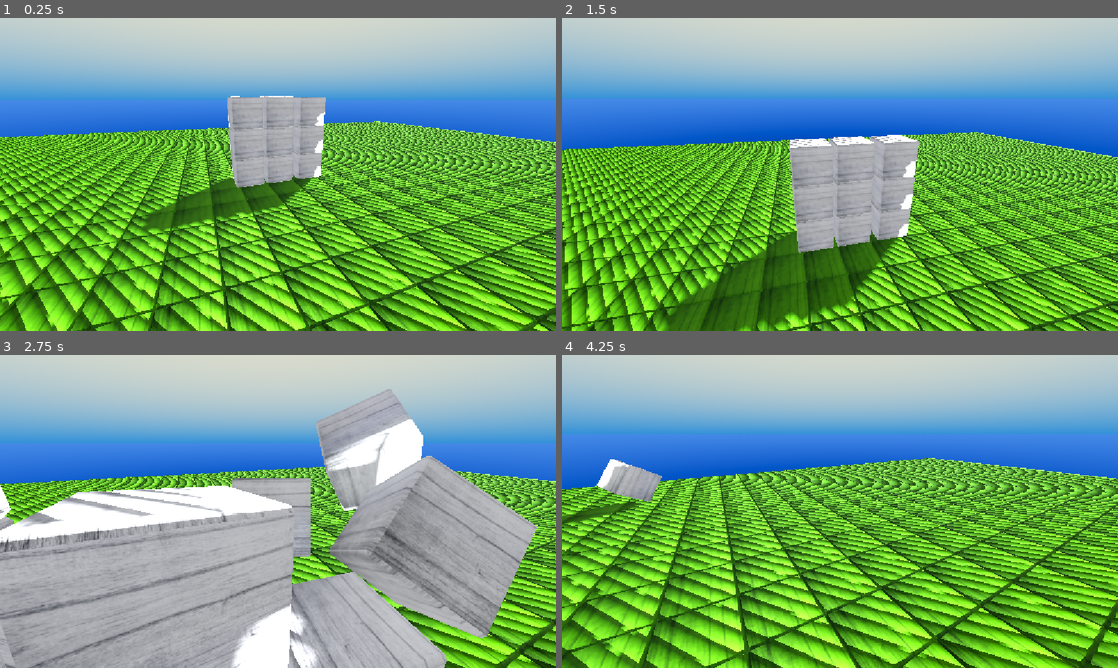
Above: before the commit, frames 1-4 (two rows, left to right).
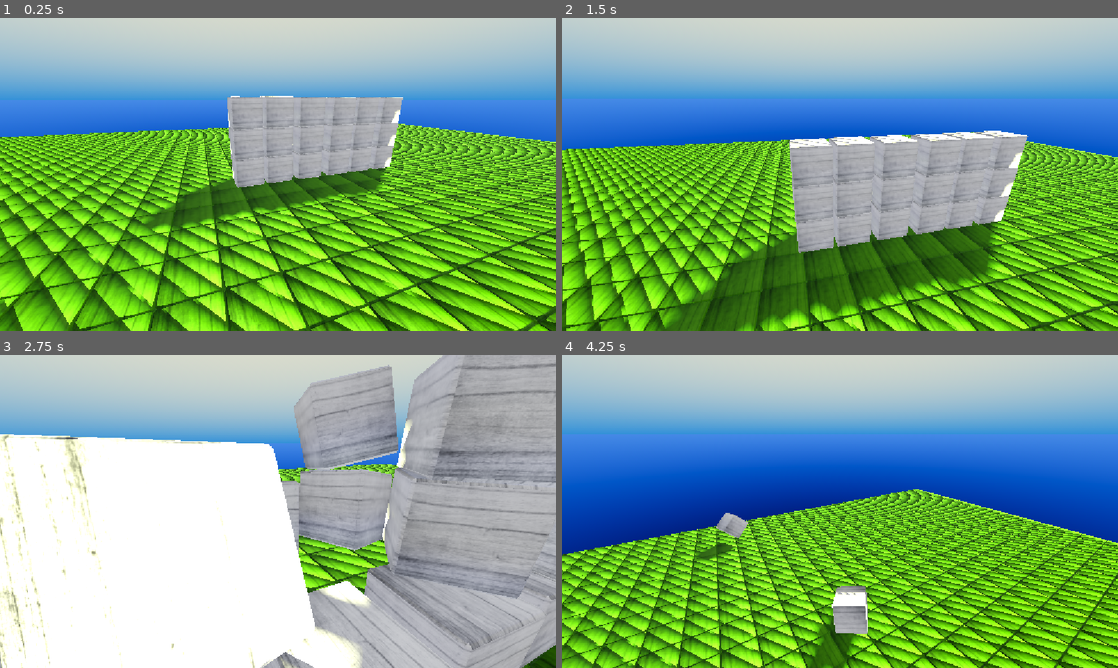
Above: after the commit, the same moments.

Repository: ArtuursK/gd-fps-template
Game: Godot game, scene res://level.tscn
Same seed, same stepped clock (60 frames per second), same inputs: the game is played once before the commit and once after it.
Inputs (mouse positions are in pixels of both pictures, inside the frame that each line leads up to):
- Up to frame 1 (0.25 s): no input
- Up to frame 2 (1.5 s): move the mouse to (867, 174) at 0.52 s; hold W (move_forward) from 0.53 s (still down); tap E (grab) at 0.6 s; tap Space (jump) at 0.77 s; move the mouse to (812, 174) at 1.27 s; click (812, 174) at 1.35 s
- Up to frame 3 (2.75 s): keep holding W (move_forward); tap Space (jump) at 1.52 s; move the mouse to (289, 505) at 2.02 s; tap E (grab) at 2.1 s
- Up to frame 4 (4.25 s): keep holding W (move_forward); move the mouse to (834, 517) at 2.77 s; click (834, 517) at 2.85 s; tap Space (jump) at 3.02, 3.77 s; move the mouse to (878, 514) at 3.52 s; tap E (grab) at 3.6 s

The runs differ from the first frame. In frame 1, 44% of the frame differs, in the area x 0-100%, y 24-100%; in frame 2, 35%; in frame 3, 63%, in the area x 0-100%, y 0-100%; in frame 4, 56%.

Commit message:
Update main level scene environment

Diff:
--- a/level.tscn
+++ b/level.tscn
@@ -47,9 +47,10 @@
 
 [node name="DirectionalLight3D" type="DirectionalLight3D" parent="."]
 transform = Transform3D(-0.7660441, 0.4545198, -0.4545198, 0, 0.7071068, 0.70710677, 0.64278805, 0.541675, -0.541675, -2.5003772, 6.342201, -2.6333444)
-light_energy = 3.46
+light_color = Color(1, 1, 0.6784314, 1)
+light_energy = 3.0
+light_angular_distance = 15.0
 shadow_enabled = true
-shadow_bias = 0.032
 directional_shadow_mode = 0
 directional_shadow_split_2 = 0.1
 directional_shadow_split_3 = 0.2
@@ -58,7 +59,7 @@
 transform = Transform3D(1, 0, 0, 0, 1, 0, 0, 0, 1, -1.5, 2.3, 4)
 
 [node name="Princess" type="Area3D" parent="."]
-transform = Transform3D(1, 0, 0, 0, 1, 0, 0, 0, 1, 0, 4.637668, 13.810911)
+transform = Transform3D(1, 0, 0, 0, 1, 0, 0, 0, 1, 0, 9.814074, 13.810911)
 
 [node name="Mushroom" parent="Princess" instance=ExtResource("5")]
 
@@ -100,5 +101,32 @@
 [node name="cube_rigidbody11" parent="." instance=ExtResource("7")]
 transform = Transform3D(1, 0, 0, 0, 1, 0, 0, 0, 1, -8.47897, 3.8144991, 0.3257513)
 
+[node name="cube_rigidbody8" parent="." instance=ExtResource("7")]
+transform = Transform3D(1, 0, 0, 0, 1, 0, 0, 0, 1, -8.47897, 1.7101996, -1.007834)
+
+[node name="cube_rigidbody12" parent="." instance=ExtResource("7")]
+transform = Transform3D(1, 0, 0, 0, 1, 0, 0, 0, 1, -8.47897, 1.7101996, -2.1132996)
+
+[node name="cube_rigidbody13" parent="." instance=ExtResource("7")]
+transform = Transform3D(1, 0, 0, 0, 1, 0, 0, 0, 1, -8.47897, 1.7101996, -3.3409681)
+
+[node name="cube_rigidbody14" parent="." instance=ExtResource("7")]
+transform = Transform3D(1, 0, 0, 0, 1, 0, 0, 0, 1, -8.47897, 2.7661242, -3.3409681)
+
+[node name="cube_rigidbody15" parent="." instance=ExtResource("7")]
+transform = Transform3D(1, 0, 0, 0, 1, 0, 0, 0, 1, -8.47897, 2.7505846, -2.0787451)
+
+[node name="cube_rigidbody16" parent="." instance=ExtResource("7")]
+transform = Transform3D(1, 0, 0, 0, 1, 0, 0, 0, 1, -8.47897, 2.720102, -0.9974952)
+
+[node name="cube_rigidbody17" parent="." instance=ExtResource("7")]
+transform = Transform3D(1, 0, 0, 0, 1, 0, 0, 0, 1, -8.47897, 3.794843, -1.0084369)
+
+[node name="cube_rigidbody18" parent="." instance=ExtResource("7")]
+transform = Transform3D(1, 0, 0, 0, 1, 0, 0, 0, 1, -8.47897, 3.7730658, -2.0956187)
+
+[node name="cube_rigidbody19" parent="." instance=ExtResource("7")]
+transform = Transform3D(1, 0, 0, 0, 1, 0, 0, 0, 1, -8.47897, 3.8144991, -3.3152826)
+
 [connection signal="body_entered" from="Princess" to="Cubio" method="_on_tcube_body_entered"]
 [connection signal="timeout" from="SpawnTimer" to="." method="_on_SpawnTimer_timeout"]
--- a/project.godot
+++ b/project.godot
@@ -10,7 +10,7 @@
 
 [application]
 
-config/name="RigidBody Character 3D"
+config/name="FPS-sample"
 config/description="Rigidbody character demo for 3D using a capsule for the character.
 "
 config/tags=PackedStringArray("3d", "demo", "official", "physics")
@@ -22,6 +22,7 @@
 
 window/stretch/mode="canvas_items"
 window/stretch/aspect="expand"
+window/vsync/vsync_mode=0
 
 [input]
 
